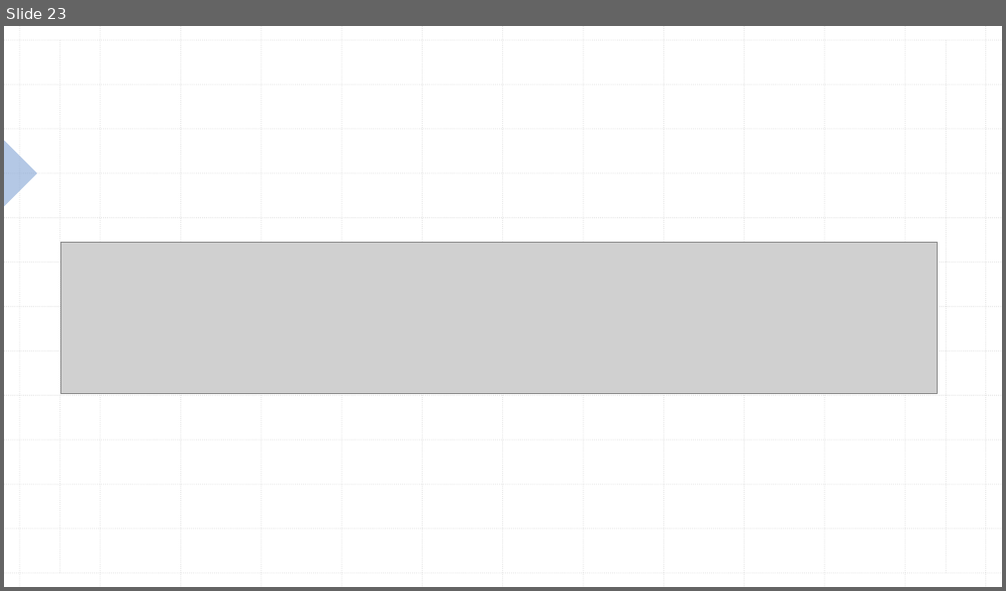
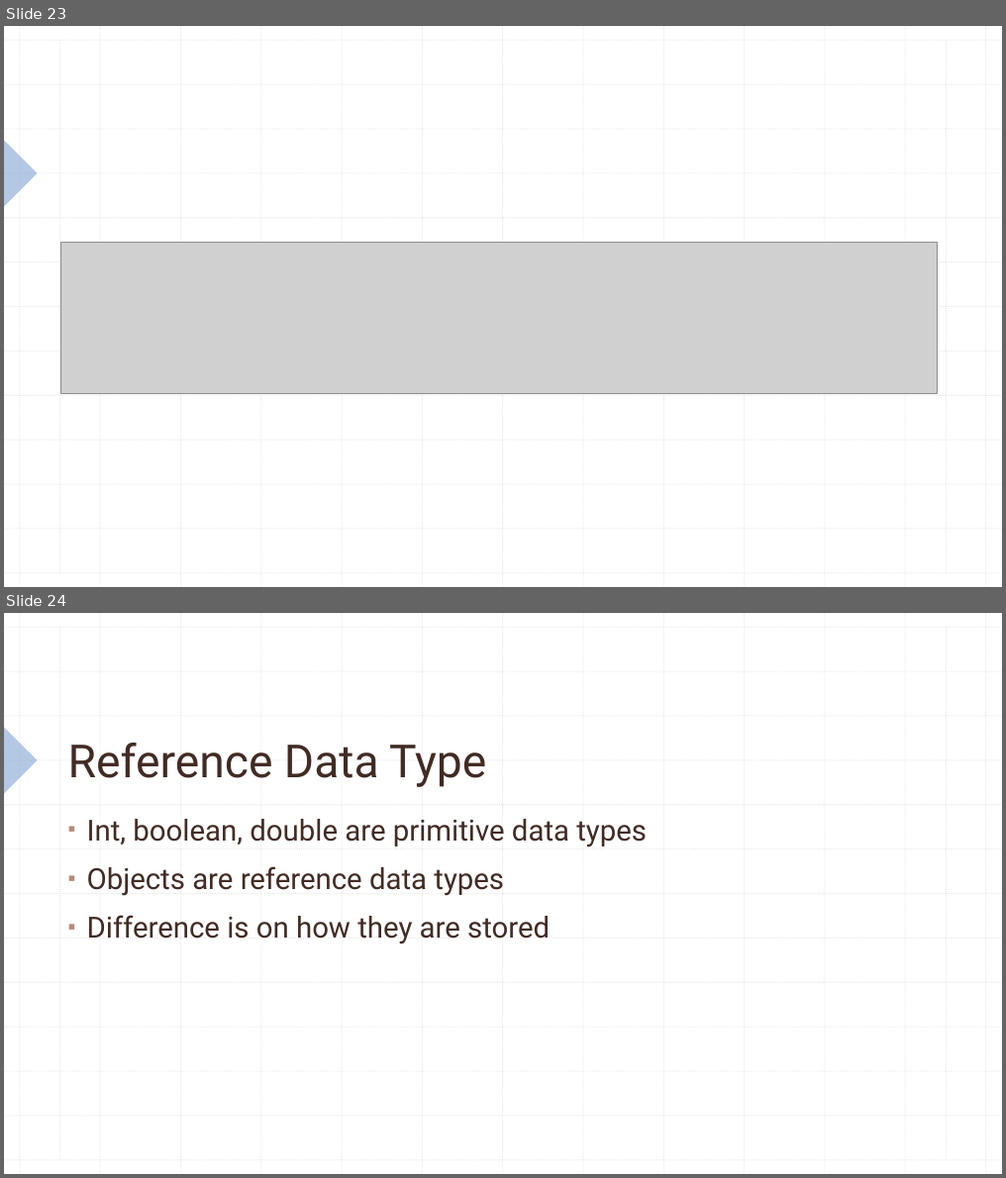
Before and after one commit to KarinaSang/Teaching, a slide deck: AP Java/Week3/Week3.pptx. Shown one above the other, each under a label of ours: slide 23 before the commit, slides 23 and 24 after it. The pictures are 1006x591 and 1006x1178 pixels, drawn with LibreOffice and Linux fonts; fonts in the diff are those of the drawing; grey boxes stand for pictures. Boxes give left, top, right and bottom in pixels: in the first picture for what was removed or moved away, otherwise in the second. Text is boxed around its words. In the diff, an @@ line names an element or a change of style, - is before the commit and + after.

```diff
--- a/AP Java/Week3/Week3.pptx
+++ b/AP Java/Week3/Week3.pptx
@@ slide 24 added at box(4, 613, 1002, 1174), background #FFFFFF; not listed: 29 template elements that a slide beside it also shows @@
@@ title added at box(68, 743, 486, 787), 44 pt, text #412B24 @@
+Reference Data Type
@@ text added at box(87, 819, 647, 945), 28 pt, text #412B24 @@
+▪ Int, boolean, double are primitive data types
+▪ Objects are reference data types
+▪ Difference is on how they are stored
```
Also in this commit, not shown: 24 other slides added, 8 slides removed, 11 other files.
